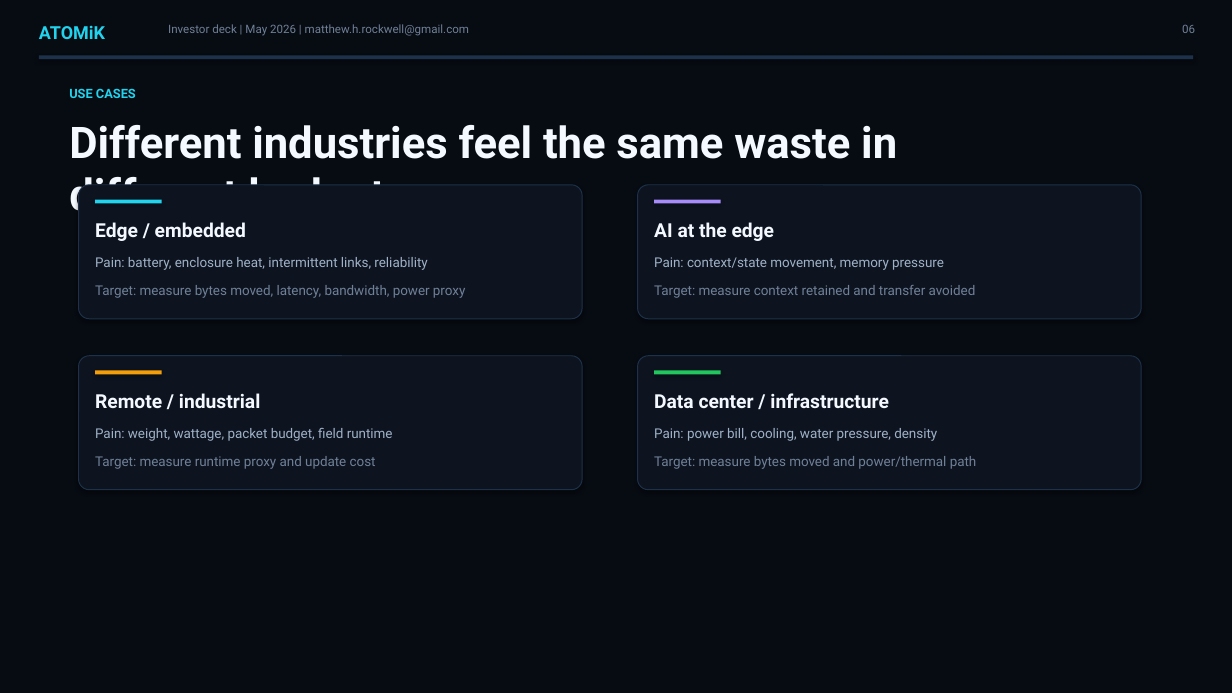
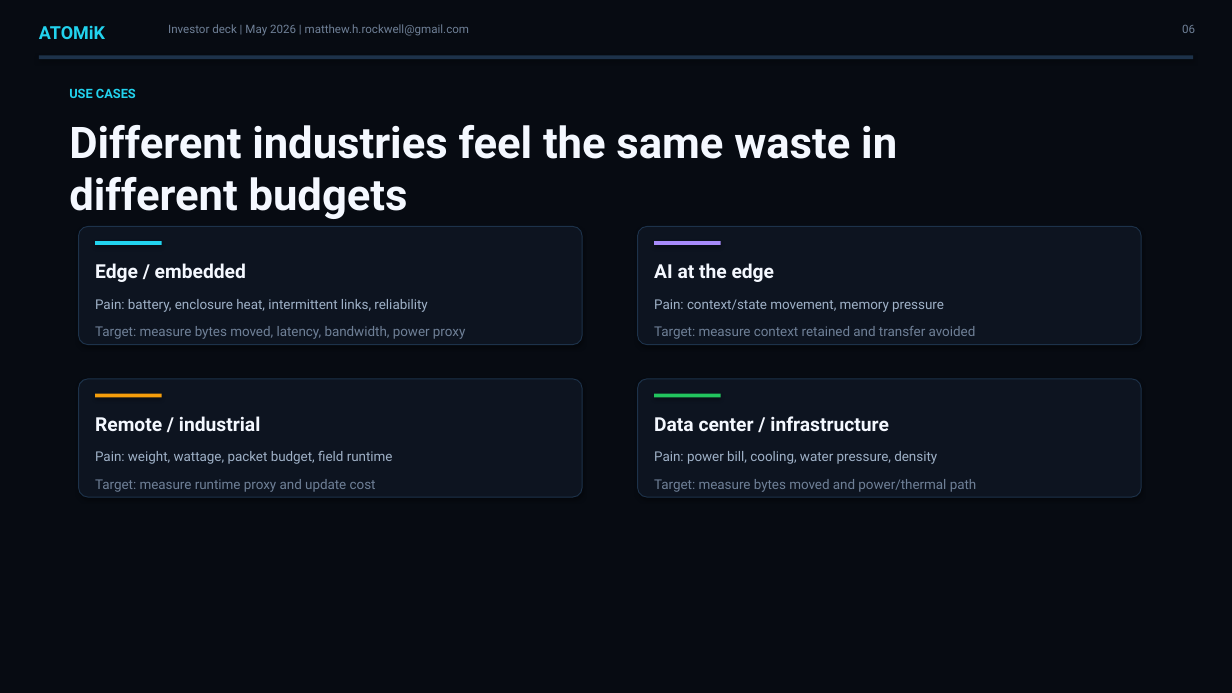
Before and after one commit to MatthewHRockwell/ATOMiK, a slide deck: slide 6 of business/for_codex/01_pitch_materials/ATOMiK_Investor_Deck.pptx. Drawn at 1232x693 pixels with LibreOffice and Linux fonts; fonts in the diff are those of the drawing. Boxes give left, top, right and bottom in pixels: in the first picture for what was removed or moved away, otherwise in the second. Text is boxed around its words. In the diff, an @@ line names an element or a change of style, - is before the commit and + after.

```diff
--- a/business/for_codex/01_pitch_materials/ATOMiK_Investor_Deck.pptx
+++ b/business/for_codex/01_pitch_materials/ATOMiK_Investor_Deck.pptx
@@ rounded rectangle: place and size @@
-rounded rectangle at [79, 185, 582, 319]
+rounded rectangle at [79, 226, 582, 345]
@@ rounded rectangle: place and size @@
-rounded rectangle at [638, 185, 1141, 319]
+rounded rectangle at [638, 226, 1141, 345]
@@ 6 texts, 2 rectangles: place and size @@
-6 texts, 2 rectangles at [95, 200, 976, 298]
+6 texts, 2 rectangles at [95, 241, 976, 339]
@@ rounded rectangle: place and size @@
-rounded rectangle at [79, 356, 582, 490]
+rounded rectangle at [79, 379, 582, 497]
@@ rounded rectangle: place and size @@
-rounded rectangle at [638, 356, 1141, 490]
+rounded rectangle at [638, 379, 1141, 497]
@@ 6 texts, 2 rectangles: place and size @@
-6 texts, 2 rectangles at [95, 371, 977, 469]
+6 texts, 2 rectangles at [95, 394, 977, 492]
```
Also in this commit, not shown: 7 other slides changed, 1 slide added, 1 slide removed, 11 other files.
